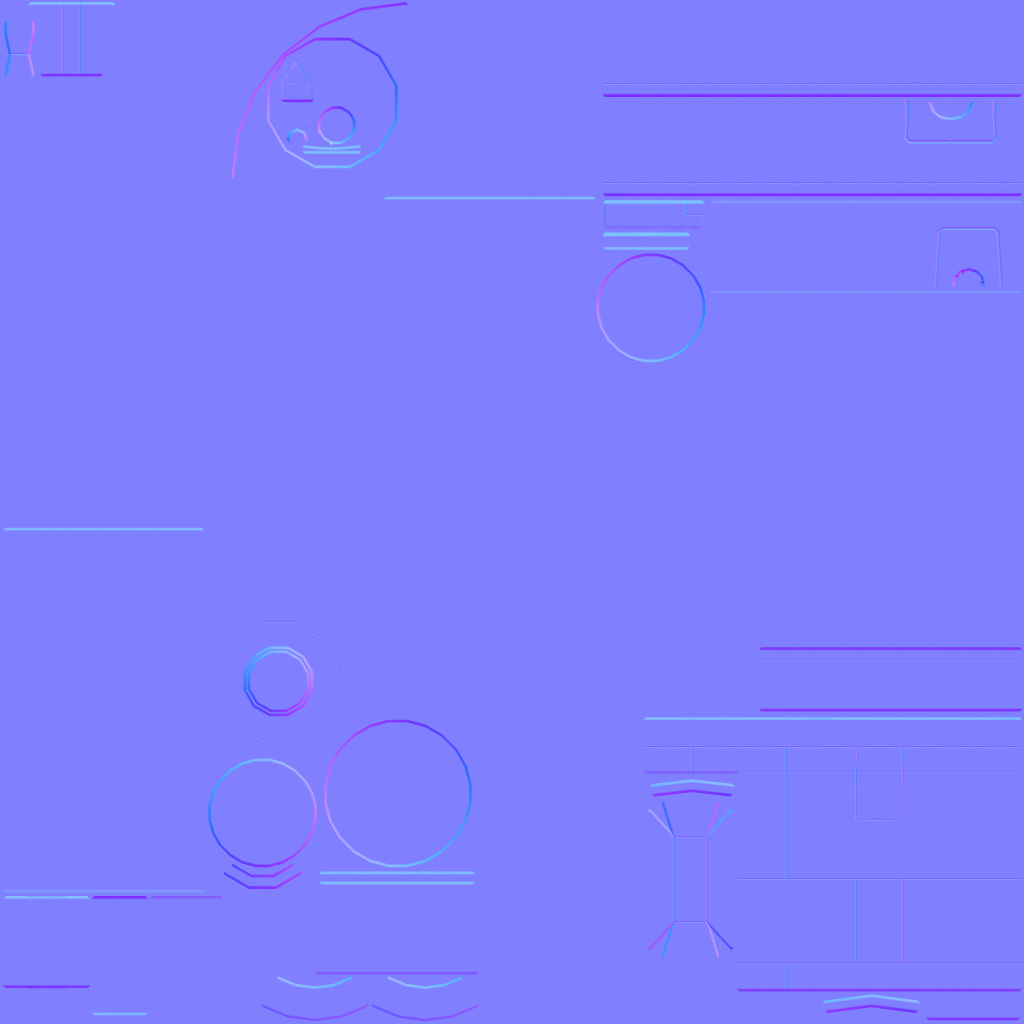
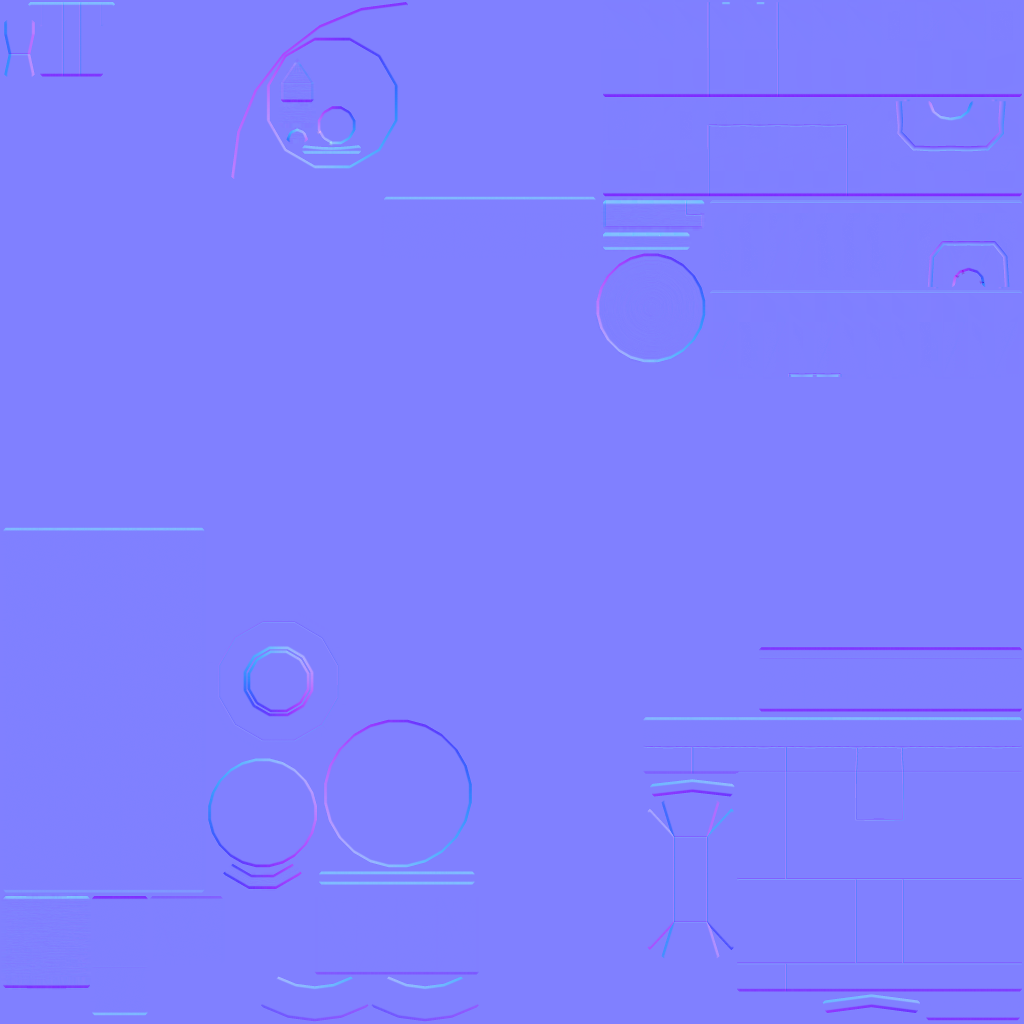
Before/after of a (1024, 1024) layered artwork. What changed in the layer stack:
painted on "_panelline_baked" over 603, 2, 1022, 377
